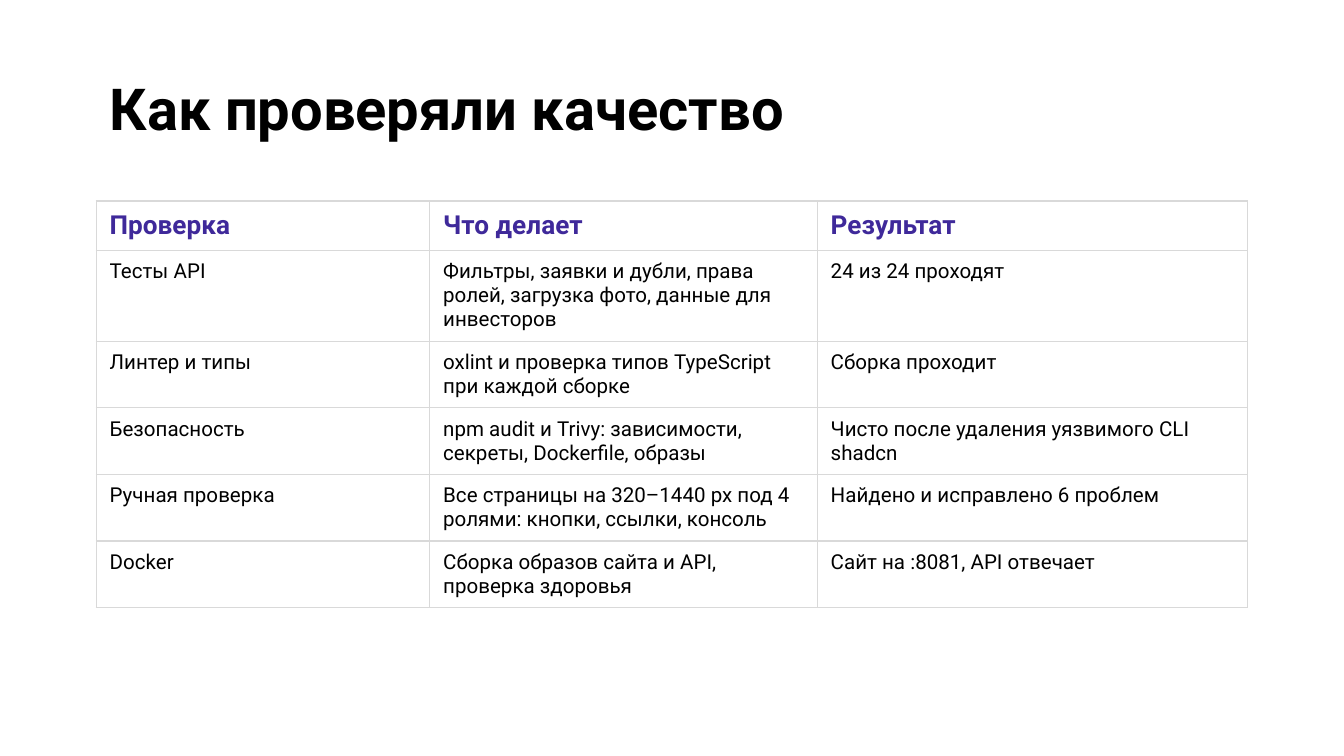
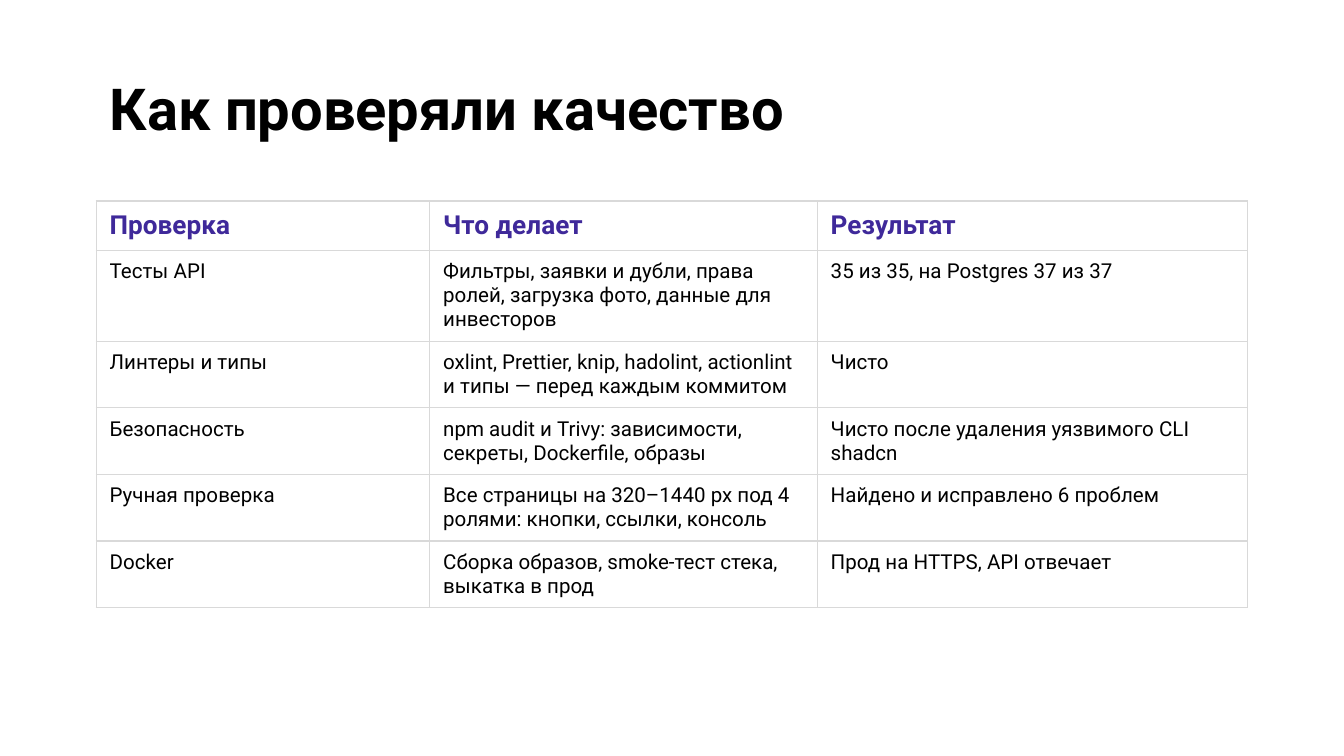
Before and after one commit to VitalyKruk/dobryi-dom, a slide deck: slide 13 of docs/Добрый_дом_Защита_проекта.pptx. Drawn at 1344x756 pixels with LibreOffice and Linux fonts; fonts in the diff are those of the drawing; background and template pictures are left out. Boxes give left, top, right and bottom in pixels: in the first picture for what was removed or moved away, otherwise in the second. Text is boxed around its words. In the diff, an @@ line names an element or a change of style, - is before the commit and + after.

```diff
--- a/docs/Добрый_дом_Защита_проекта.pptx
+++ b/docs/Добрый_дом_Защита_проекта.pptx
@@ table at bbox=[97, 202, 1247, 616] @@
-row 2, column 3: 24 из 24 проходят
+row 2, column 3: 35 из 35, на Postgres 37 из 37
-row 3: Линтер и типы | oxlint и проверка типов TypeScript при каждой сборке | Сборка проходит
+row 3: Линтеры и типы | oxlint, Prettier, knip, hadolint, actionlint и типы — перед каждым коммитом | Чисто
-row 6, column 2: Сборка образов сайта и API, проверка здоровья
+row 6, column 2: Сборка образов, smoke-тест стека, выкатка в прод
-row 6, column 3: Сайт на :8081, API отвечает
+row 6, column 3: Прод на HTTPS, API отвечает
```
Also in this commit, not shown: 7 other slides changed, 1 other file.
